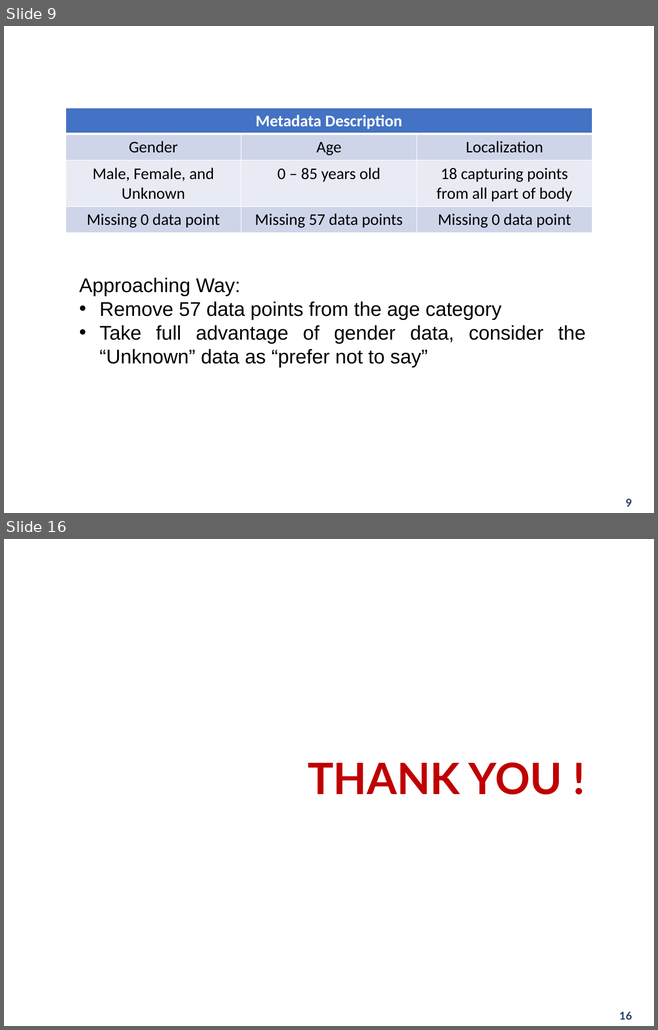
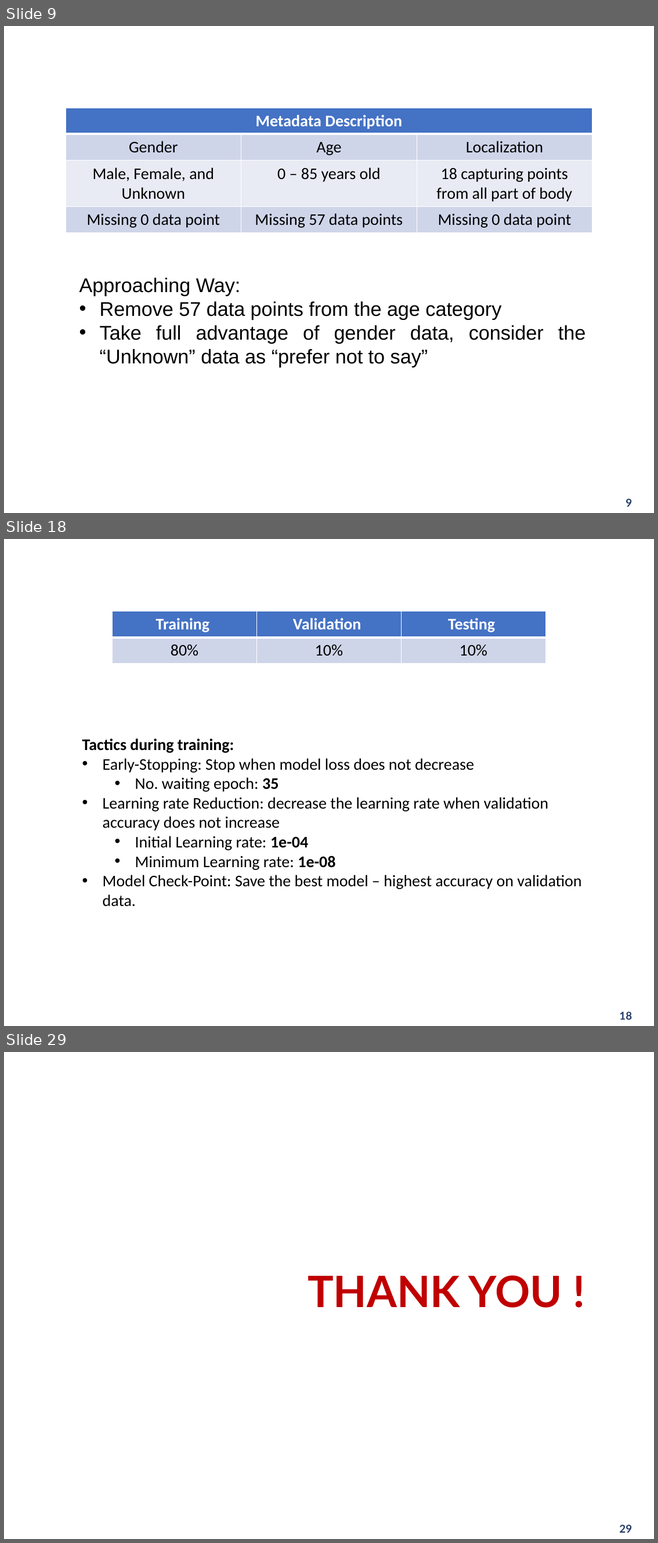
Before and after one commit to ScaleMind-C9308A/SLC-ID-SA, a slide deck: VietNamese Publish Paper/Báo cáo/HUST PPT Template 2021 ( Blue 3X4).pptx. Shown one above the other, each under a label of ours: slides 9 and 16 before the commit, slides 9, 18 and 29 after it; the slides between them are not shown. The pictures are 658x1030 and 658x1543 pixels, drawn with LibreOffice and Linux fonts; fonts in the diff are those of the drawing; background and template pictures are left out. Boxes give left, top, right and bottom in pixels: in the first picture for what was removed or moved away, otherwise in the second. Text is boxed around its words. In the diff, an @@ line names an element or a change of style, - is before the commit and + after.

```diff
--- a/VietNamese Publish Paper/Báo cáo/HUST PPT Template 2021 ( Blue 3X4).pptx
+++ b/VietNamese Publish Paper/Báo cáo/HUST PPT Template 2021 ( Blue 3X4).pptx
@@ slide 18 added at [4,539,654,1026], background picture (left out) @@
@@ title added at [21,545,637,577], 28 pt, text #FFFFFF, bold @@
+Training
@@ table added at [112,611,545,664], 2 rows, 3 columns @@
+Training | Validation | Testing
+80% | 10% | 10%
@@ text added at [82,739,581,907], 18 pt, text #000000 @@
+Tactics during training:
+• Early-Stopping: Stop when model loss does not decrease
+  • No. waiting epoch: 35
+• Learning rate Reduction: decrease the learning rate when validation accuracy does not increase
+  • Initial Learning rate: 1e-04
+  • Minimum Learning rate: 1e-08
+• Model Check-Point: Save the best model – highest accuracy on validation data.
@@ page number added at [619,1012,632,1020], 12 pt, text #203864, bold @@
+18
@@ what was slide 16 is now slide 29 @@
@@ page number at [619,1525,632,1533]: text changed @@
-16
+29
```
Also in this commit, not shown: 7 slides changed, 12 other slides added, 5 other files.
